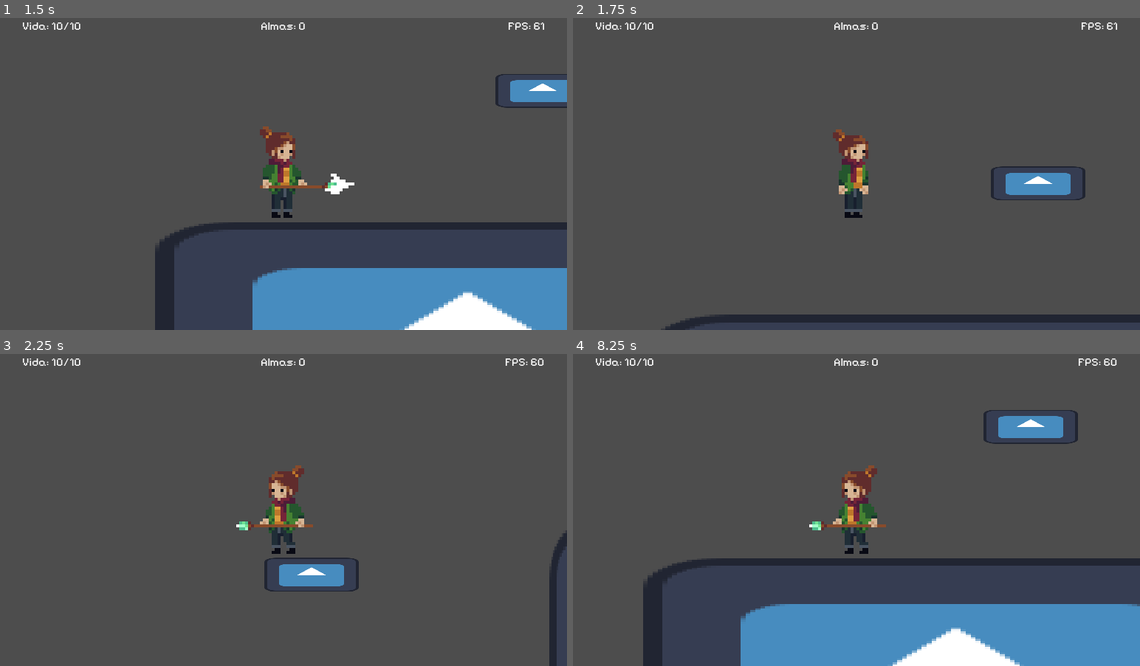
Above: before the commit, frames 1-4 (two rows, left to right).
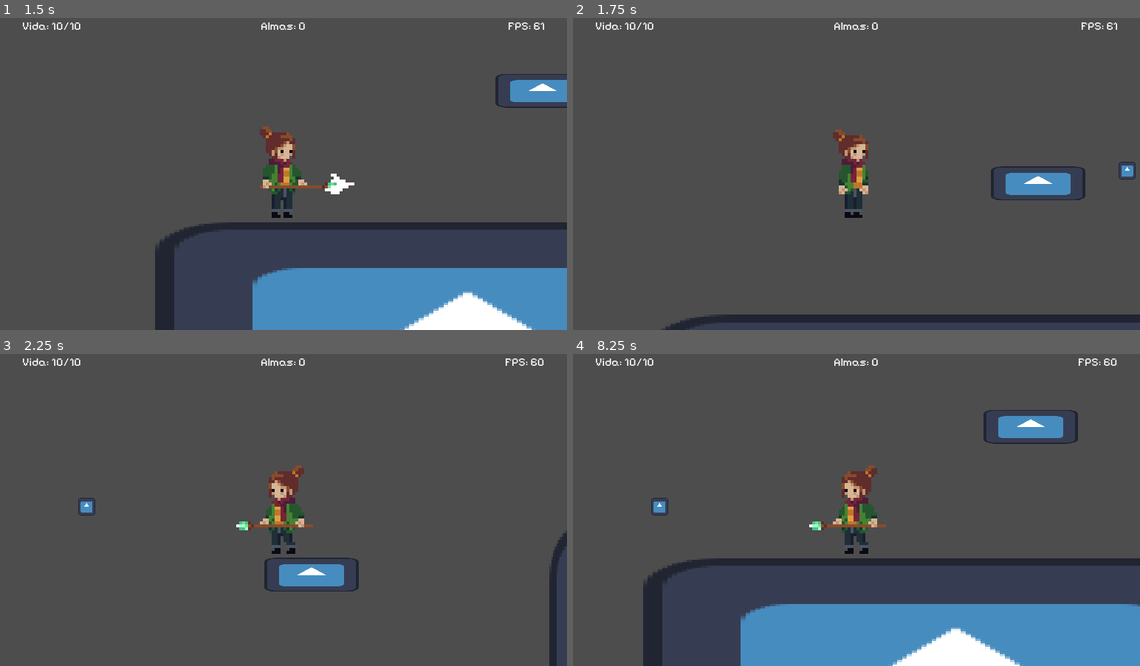
Above: after the commit, the same moments.

Repository: Vinnie-Jung/Lacos
Game: Godot game, scene res://scenes/menu/main_menu.tscn
Same seed, same stepped clock (60 frames per second), same inputs: the game is played once before the commit and once after it. The engine's default icon, where the game draws it, is replaced by a stand-in: a white triangle on a blue panel in a dark square.
Inputs (mouse positions are in pixels of both pictures, inside the frame that each line leads up to):
- Up to frame 1 (1.5 s): click "JOGAR" at 0.5 s; tap Enter at 1.25 s; move the mouse to (408, 155) at 1.27 s; press the mouse at (408, 155) at 1.28 s; hold D (move_right) from 1.28 s (still down)
- Up to frame 2 (1.75 s): keep holding D (move_right); tap W (jump) at 1.52 s; right-click (981, 155) at 1.55 s
- Up to frame 3 (2.25 s): keep holding D (move_right); tap W (jump) at 1.82 s; move the mouse to (170, 522) at 2.02 s; release the mouse at (170, 522) at 2.03 s; right-click (170, 522) at 2.1 s; click (170, 522) at 2.17 s
- Up to frame 4 (8.25 s): tap W (jump) at 2.27, 2.3, 2.57, 3.77, 4.07, 4.52, 4.55, 4.82, 5.27, 5.57, 6.6, 6.77, 7.07, 7.52, 7.82 s; move the mouse to (913, 435) at 2.77 s; release D (move_right) at 2.78 s; hold A (move_left) 2.78-3.53 s; hold W (jump) 2.78-3.53 s; click (913, 435) at 3.05 s; move the mouse to (828, 569) at 3.52 s; hold D (move_right) 3.53-5.03 s; click (828, 569) at 3.6 s; right-click (828, 569) at 3.8 s; move the mouse to (1026, 553) at 4.27 s; hold Right mouse button (ranged_attack) 4.28-5.03 s; click (1026, 553) at 4.42 s; move the mouse to (686, 460) at 5.02 s; hold A (move_left) 5.03-5.78 s; click (686, 460) at 5.1 s; move the mouse to (884, 506) at 5.77 s; hold D (move_right) 5.78-6.53 s; hold Right mouse button (ranged_attack) 5.78-6.53 s; click (884, 506) at 5.92 s; move the mouse to (771, 425) at 6.52 s; hold A (move_left) 6.53-8.03 s; click (771, 425) at 6.67 s; move the mouse to (981, 491) at 7.27 s; press the mouse at (981, 491) at 7.28 s; move the mouse to (743, 522) at 8.02 s; release the mouse at (743, 522) at 8.03 s; hold D (move_right) from 8.03 s (still down); right-click (743, 522) at 8.1 s; click (743, 522) at 8.17 s

Frame 1 is identical in both runs. In frame 2, 0.1% of the frame differs, in the area x 96-100%, y 46-52%; in frame 3, 0.1%; in frame 4, 0.1%.

Commit message:
Mother projectile fix

Diff:
--- a/scenes/chars/chars_src/mother.gd
+++ b/scenes/chars/chars_src/mother.gd
@@ -2,16 +2,18 @@
 extends CharacterBody2D
 
 # Nodes
-@onready var attack_timer: Timer = $AttackBox/AttackTimer
+@onready var rock_attack_area = $RockAttackBox/Area
+@onready var rock_attack_timer: Timer = $RockAttackBox/AttackTimer
+@onready var spear_attack_timer: Timer = $SpearAttackBox/AttackTimer
 @onready var animation: AnimatedSprite2D = $Texture
-@onready var attack_area = $AttackBox/Area
+@onready var spear_attack_area = $SpearAttackBox/Area
 @onready var hit_timer: Timer = $TakeDamageTimer
 
 # Preloads
 @onready var daughter_scene: PackedScene = preload("res://scenes/levels/daugher_scene_prot.tscn")
 
 # World
-@onready var gravity = 1200#ProjectSettings.get_setting("physics/2d/default_gravity")
+@onready var gravity = 1200
 
 # Character Attributes
 @onready var max_health: int = 10
@@ -43,7 +45,18 @@
 				attack_dir = -1
 			else:
 				attack_dir = 1
+
+			# (TODO) Validate here with weapon player is using
 			_spear_attack(attack_dir)
+
+		elif (event.is_action_pressed("ranged_attack") && can_attack):
+			var mouse_position = get_viewport().get_camera_2d().get_global_mouse_position()
+			if (mouse_position.x < global_position.x):
+				attack_dir = -1
+			else:
+				attack_dir = 1
+			# (TODO) Transform attack_dir in a Vec2
+			_ranged_attack(attack_dir)
 
 func _physics_process(delta: float) -> void:
 	_move(delta)
@@ -58,11 +71,11 @@
 	if (direction != 0 && !is_jumping && !is_attacking):
 		_animation("walk")
 		animation.flip_h = true if (direction < 0) else false
-		attack_area.position.x = -29.5 if (direction <0) else 29.5
+		spear_attack_area.position.x = -29.5 if (direction <0) else 29.5
 	elif (is_jumping && !is_attacking):
 		_animation("jump")
 		animation.flip_h = true if (direction < 0) else false
-		attack_area.position.x = -29.5 if (direction <0) else 29.5
+		spear_attack_area.position.x = -29.5 if (direction <0) else 29.5
 	elif (!is_attacking):
 		_animation("idle")
 
@@ -113,19 +126,29 @@
 func _on_attack_timer_timeout():
 	can_attack = true
 	is_attacking = false
-	attack_area.disabled = true
+	spear_attack_area.disabled = true
 
 func _rock_attack(dir) -> void:
-	pass
+	rock_attack_area.disabled = false
+	is_attacking = true
+	rock_attack_timer.start()
+
+	animation.flip_h = true if (dir < 0) else false
+	spear_attack_area.position.x = -29.5 if (dir <0) else 29.5
+	_animation("attack")
 
 func _spear_attack(dir) -> void:
-	attack_area.disabled = false
+	spear_attack_area.disabled = false
 	is_attacking = true
-	attack_timer.start()
+	spear_attack_timer.start()
 
 	animation.flip_h = true if (dir < 0) else false
-	attack_area.position.x = -29.5 if (dir <0) else 29.5
+	spear_attack_area.position.x = -29.5 if (dir <0) else 29.5
 	_animation("attack")
 
 func _ranged_attack(dir) -> void:
-	pass
+	var new_proj = preload("res://scenes/extras/projectiles/mother_projectile.tscn").instantiate()
+	self.add_child(new_proj)
+
+	new_proj.direction.x = dir
+	new_proj.scale = Vector2(0.3, 0.3)
--- a/scenes/chars/monsters/monster_src/enemy1.gd
+++ b/scenes/chars/monsters/monster_src/enemy1.gd
@@ -25,7 +25,7 @@
 @onready var animation = $Texture
 
 func _ready() -> void:
-	attack_cooldown.wait_time = 1.0
+	attack_cooldown.wait_time = 1.5
 	attack_cooldown.one_shot = true
 	_animation("walk")
 
--- a/scenes/chars/mother.tscn
+++ b/scenes/chars/mother.tscn
@@ -207,6 +207,10 @@
 [sub_resource type="CapsuleShape2D" id="CapsuleShape2D_theco"]
 height = 56.0
 
+[sub_resource type="CapsuleShape2D" id="CapsuleShape2D_aspnv"]
+radius = 6.5
+height = 43.0
+
 [sub_resource type="CapsuleShape2D" id="CapsuleShape2D_ffs5j"]
 radius = 19.0
 height = 38.0
@@ -231,16 +235,25 @@
 wait_time = 0.1
 one_shot = true
 
-[node name="AttackBox" type="Area2D" parent="."]
-
-[node name="Area" type="CollisionShape2D" parent="AttackBox"]
+[node name="RockAttackBox" type="Area2D" parent="."]
+
+[node name="Area" type="CollisionShape2D" parent="RockAttackBox"]
+position = Vector2(19.5, 0)
+shape = SubResource("CapsuleShape2D_aspnv")
+disabled = true
+
+[node name="AttackTimer" type="Timer" parent="RockAttackBox"]
+
+[node name="SpearAttackBox" type="Area2D" parent="."]
+
+[node name="Area" type="CollisionShape2D" parent="SpearAttackBox"]
 position = Vector2(29.5, 8.5)
 shape = SubResource("CapsuleShape2D_ffs5j")
 disabled = true
 
-[node name="AttackTimer" type="Timer" parent="AttackBox"]
+[node name="AttackTimer" type="Timer" parent="SpearAttackBox"]
 wait_time = 0.2
 
 [connection signal="timeout" from="TakeDamageTimer" to="." method="_on_timer_timeout"]
-[connection signal="body_entered" from="AttackBox" to="." method="_on_attack_box_body_entered"]
-[connection signal="timeout" from="AttackBox/AttackTimer" to="." method="_on_attack_timer_timeout"]
+[connection signal="body_entered" from="SpearAttackBox" to="." method="_on_attack_box_body_entered"]
+[connection signal="timeout" from="SpearAttackBox/AttackTimer" to="." method="_on_attack_timer_timeout"]
--- a/scenes/collectables/soul.tscn
+++ b/scenes/collectables/soul.tscn
@@ -8,7 +8,7 @@
 
 [node name="Soul" type="Sprite2D"]
 modulate = Color(0.650205, 0.118203, 0.662125, 1)
-scale = Vector2(0.5, 0.5)
+scale = Vector2(0.2, 0.2)
 texture = ExtResource("1_s724y")
 script = ExtResource("2_q3xcg")
 
--- a/scenes/extras/bullet.tscn
+++ /dev/null
@@ -1,9 +0,0 @@
-[gd_scene load_steps=2 format=3 uid="uid://btrbm8tnmqrls"]
-
-[ext_resource type="Texture2D" uid="uid://07t1gkmqppot" path="res://icon.svg" id="1_x128c"]
-
-[node name="Bullet" type="Node2D"]
-
-[node name="Sprite2D" type="Sprite2D" parent="."]
-position = Vector2(0.5, 0.5)
-texture = ExtResource("1_x128c")
--- a/scenes/extras/enemy_2.tscn
+++ /dev/null
@@ -1,49 +0,0 @@
-[gd_scene load_steps=6 format=3 uid="uid://cy5w4xhe2lmon"]
-
-[ext_resource type="Script" path="res://scenes/chars/monsters/monster_src/enemy2.gd" id="1_k3p8d"]
-[ext_resource type="Texture2D" uid="uid://07t1gkmqppot" path="res://icon.svg" id="1_r4thp"]
-
-[sub_resource type="CapsuleShape2D" id="CapsuleShape2D_flxod"]
-radius = 30.0
-height = 126.0
-
-[sub_resource type="RectangleShape2D" id="RectangleShape2D_s6d4h"]
-size = Vector2(516, 347.5)
-
-[sub_resource type="RectangleShape2D" id="RectangleShape2D_kqnt8"]
-size = Vector2(20.75, 76)
-
-[node name="Enemy2" type="CharacterBody2D"]
-script = ExtResource("1_k3p8d")
-
-[node name="Texture" type="Sprite2D" parent="."]
-modulate = Color(1, 0.40461, 0.288123, 1)
-scale = Vector2(0.5, 1)
-texture = ExtResource("1_r4thp")
-
-[node name="Collision" type="CollisionShape2D" parent="."]
-shape = SubResource("CapsuleShape2D_flxod")
-
-[node name="Radar" type="Area2D" parent="."]
-
-[node name="CollisionShape2D" type="CollisionShape2D" parent="Radar"]
-shape = SubResource("RectangleShape2D_s6d4h")
-
-[node name="Attack" type="Area2D" parent="."]
-position = Vector2(42, 0)
-
-[node name="Area" type="CollisionShape2D" parent="Attack"]
-shape = SubResource("RectangleShape2D_kqnt8")
-
-[node name="PatrolPointLeft" type="Marker2D" parent="."]
-position = Vector2(634, 0)
-
-[node name="PatrolPointRight" type="Marker2D" parent="."]
-position = Vector2(-635, 0)
-
-[node name="AttackTimer" type="Timer" parent="."]
-
-[connection signal="body_entered" from="Radar" to="." method="_on_radar_body_entered"]
-[connection signal="body_exited" from="Radar" to="." method="_on_radar_body_exited"]
-[connection signal="body_entered" from="Attack" to="." method="_on_attack_body_entered"]
-[connection signal="timeout" from="AttackTimer" to="." method="_on_Timer_timeout"]
--- /dev/null
+++ b/scenes/extras/projectiles/mother_proj.gd
@@ -0,0 +1,11 @@
+extends Area2D
+
+@export var direction: Vector2 = Vector2.ZERO
+
+const PROJECTILE_SPEED: int = 1000
+
+func _physics_process(delta: float) -> void:
+	if (direction == Vector2.ZERO):
+		direction = Vector2(1,0)
+
+	self.position += direction * (PROJECTILE_SPEED * delta)
--- /dev/null
+++ b/scenes/extras/projectiles/mother_projectile.tscn
@@ -0,0 +1,18 @@
+[gd_scene load_steps=4 format=3 uid="uid://bignweb2nbfw1"]
+
+[ext_resource type="Script" path="res://scenes/extras/projectiles/mother_proj.gd" id="1_natg0"]
+[ext_resource type="Texture2D" uid="uid://bn8fx8biwoxgw" path="res://icon.svg" id="2_nx4p8"]
+
+[sub_resource type="CapsuleShape2D" id="CapsuleShape2D_rbkag"]
+radius = 19.0
+height = 38.0
+
+[node name="MotherProjectile" type="Area2D"]
+script = ExtResource("1_natg0")
+
+[node name="Texture" type="Sprite2D" parent="."]
+scale = Vector2(0.3, 0.3)
+texture = ExtResource("2_nx4p8")
+
+[node name="Collision" type="CollisionShape2D" parent="."]
+shape = SubResource("CapsuleShape2D_rbkag")
Not shown: 1 places in scenes/chars/mother.tscn that only renumber resources
